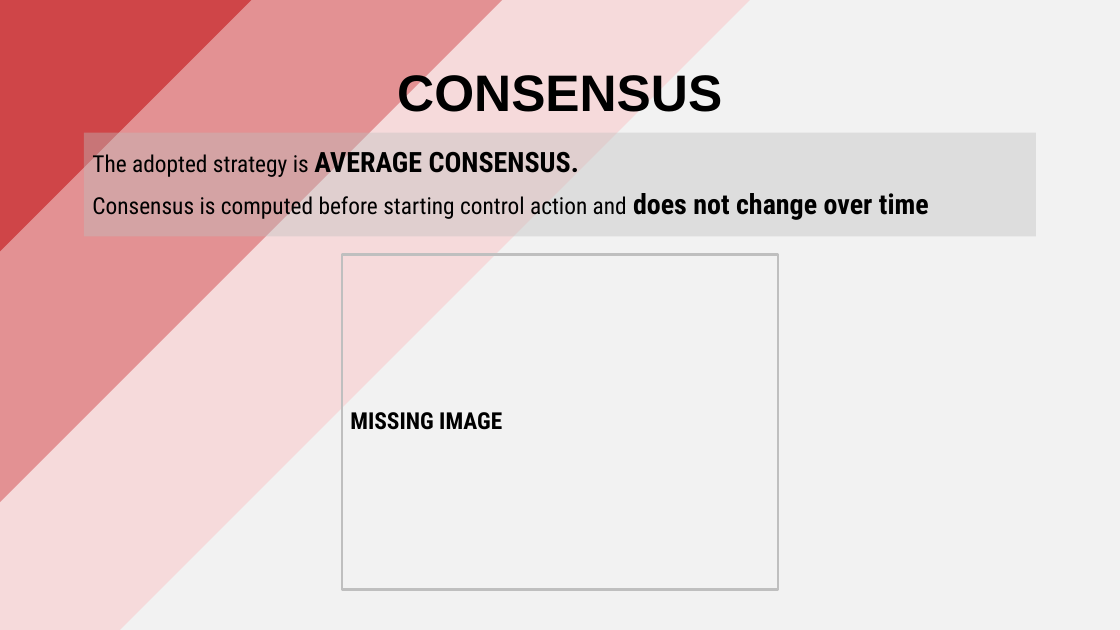
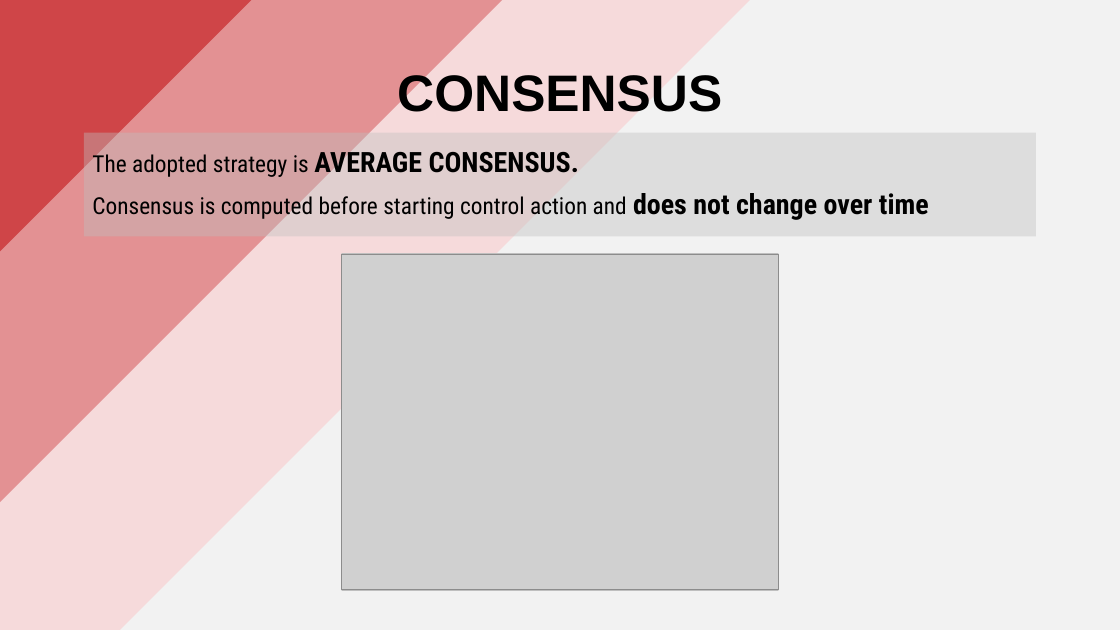
Before and after one commit to PippoGot/R-C2, a slide deck: slide 4 of documentation/presentation.pptx. Drawn at 1120x630 pixels with LibreOffice and Linux fonts; fonts in the diff are those of the drawing; grey boxes stand for pictures. Boxes give left, top, right and bottom in pixels: in the first picture for what was removed or moved away, otherwise in the second. Text is boxed around its words. In the diff, an @@ line names an element or a change of style, - is before the commit and + after.

Commit message:
immagine consensus

```diff
--- a/documentation/presentation.pptx
+++ b/documentation/presentation.pptx
@@ picture added at (x1=342, y1=255, x2=778, y2=590) @@
@@ text in rectangle at (x1=350, y1=412, x2=502, y2=430): text removed @@
-MISSING IMAGE
```
Also in this commit, not shown: 3 other files.
